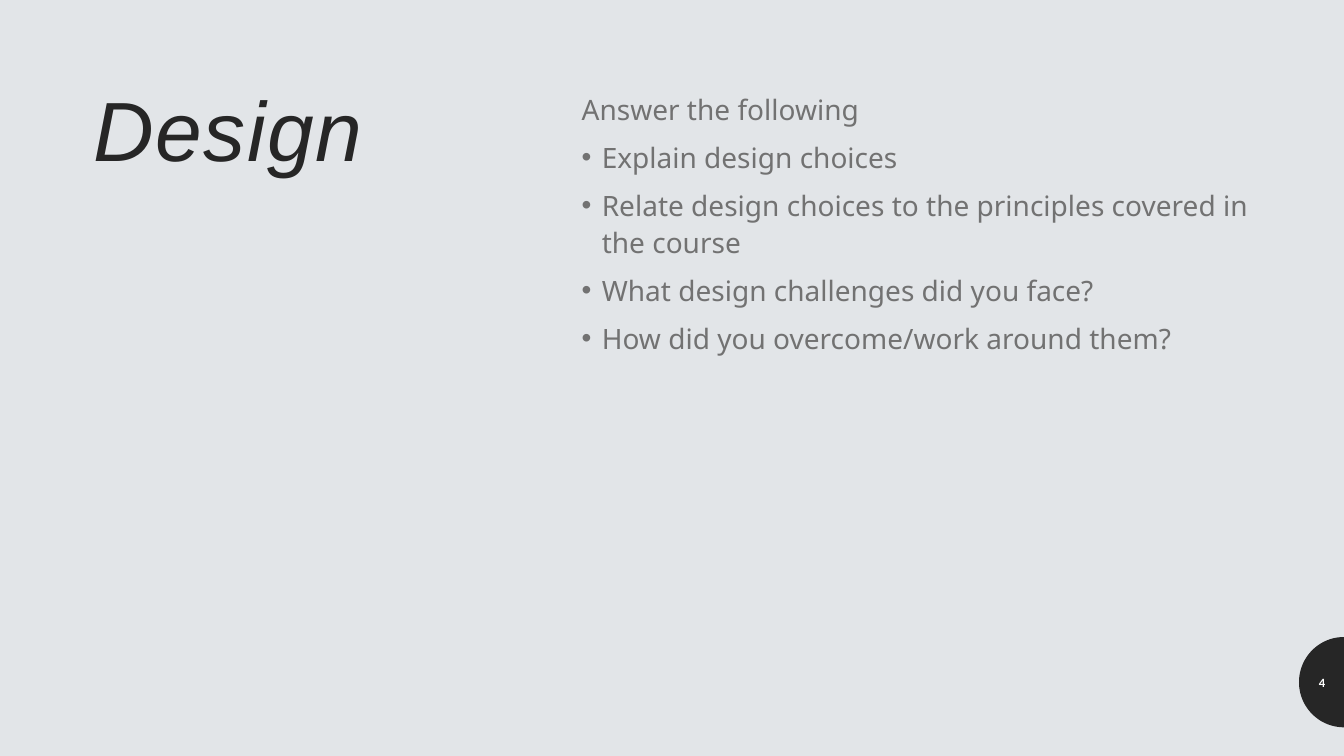
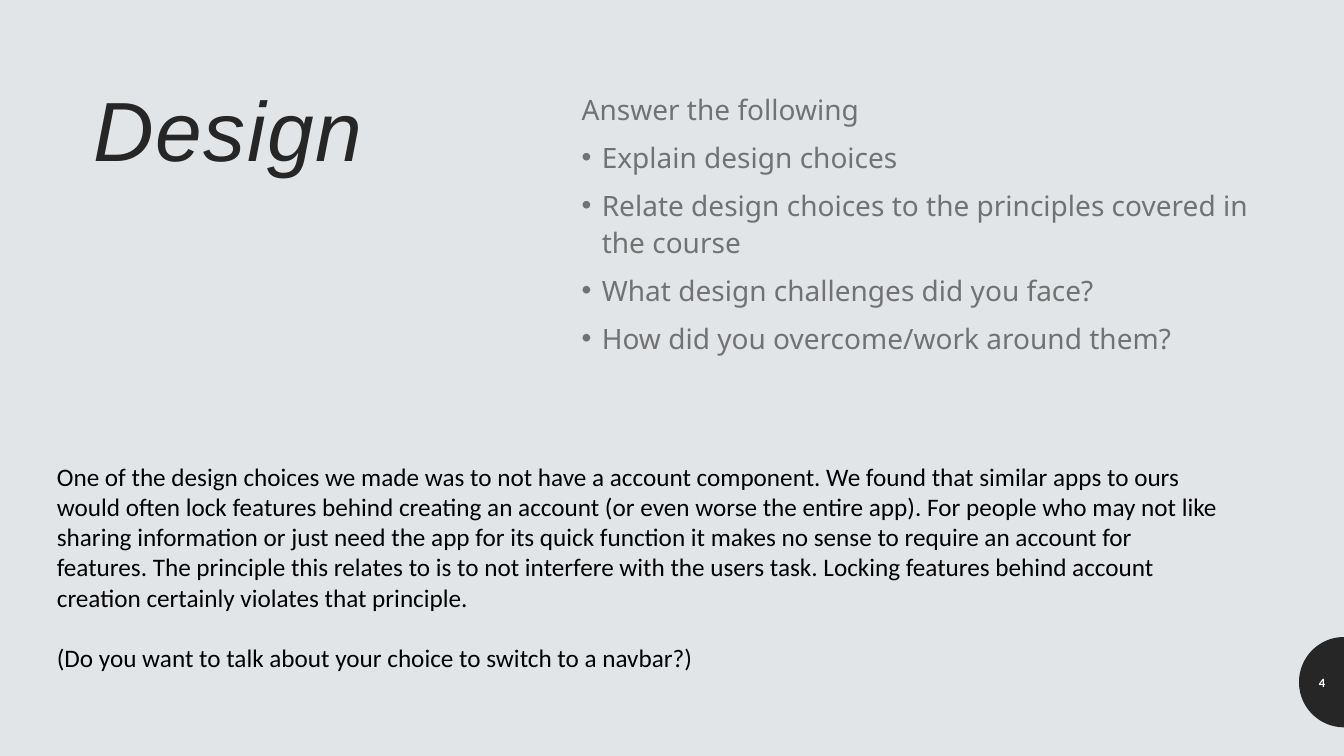
Before and after one commit to patrick-may/MapMyShopping-FlutterApp, a slide deck: slide 4 of presentables/MapMyShopping Presentation.pptx. Drawn at 1344x756 pixels with LibreOffice and Linux fonts; fonts in the diff are those of the drawing. Boxes give left, top, right and bottom in pixels: in the first picture for what was removed or moved away, otherwise in the second. Text is boxed around its words. In the diff, an @@ line names an element or a change of style, - is before the commit and + after.

Commit message:
Starter Presentation Text

```diff
--- a/presentables/MapMyShopping Presentation.pptx
+++ b/presentables/MapMyShopping Presentation.pptx
@@ text added at (57, 468, 1217, 671), 18 pt, text #000000 @@
+One of the design choices we made was to not have a account component. We found that similar apps to ours would often lock features behind creating an account (or even worse the entire app). For people who may not like sharing information or just need the app for its quick function it makes no sense to require an account for features. The principle this relates to is to not interfere with the users task. Locking features behind account creation certainly violates that principle.
+(Do you want to talk about your choice to switch to a navbar?)
```
Also in this commit, not shown: 2 other slides changed.
